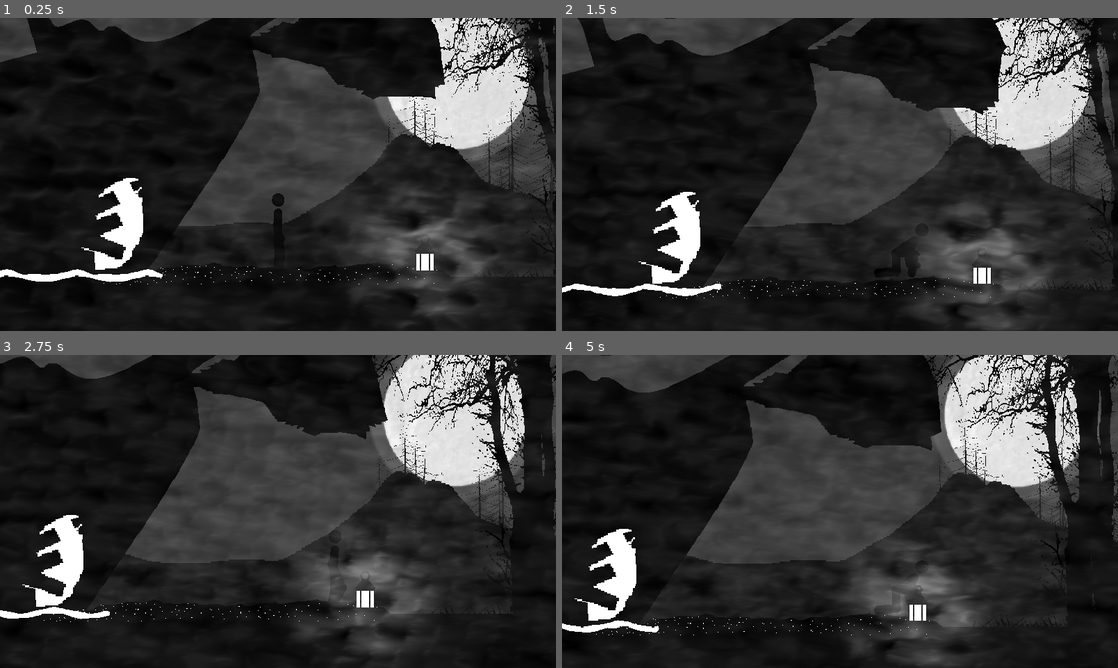
Above: before the commit, frames 1-4 (two rows, left to right).
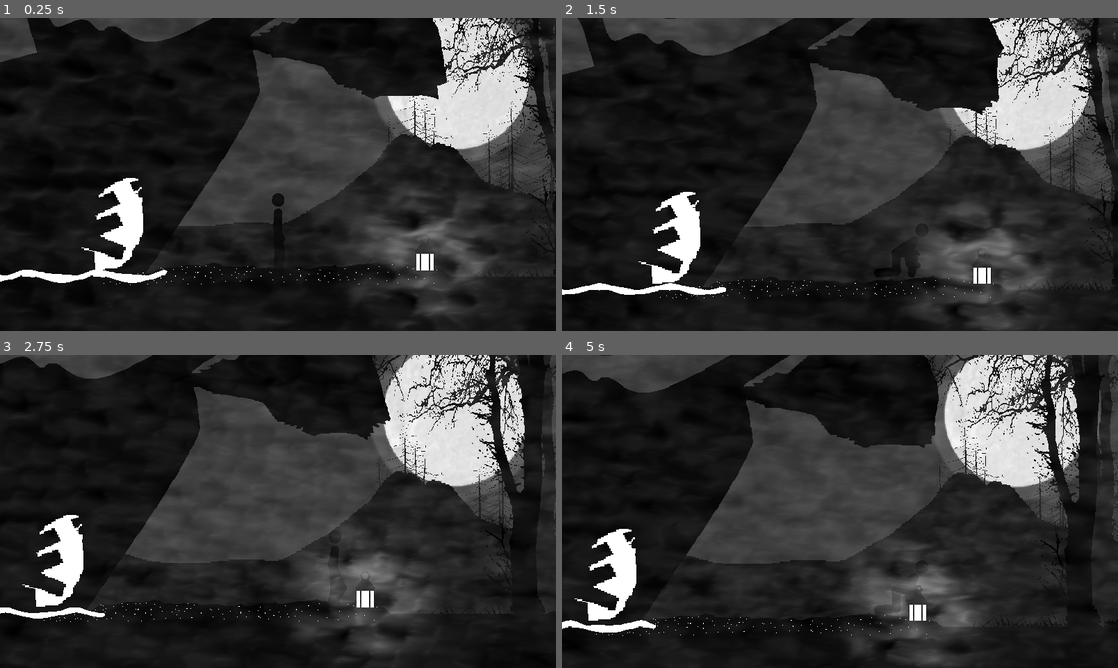
Above: after the commit, the same moments.

Repository: Morokiane/Project-Shadow
Game: Godot game, scene res://World.tscn
Two runs of this game, one before a commit and one after it. Both use one fixed random seed, a clock stepped at 60 frames per second and the inputs below.
Inputs (mouse positions are in pixels of both pictures, inside the frame that each line leads up to):
- Up to frame 1 (0.25 s): no input
- Up to frame 2 (1.5 s): move the mouse to (962, 158) at 0.52 s; hold D (Left Analog - Right) 0.53-1.28 s; tap Tab (lantern) at 0.6 s; click (962, 158) at 0.67 s; tap Space (Jump) at 0.77 s; move the mouse to (728, 190) at 1.27 s; hold S (Left Analog - Down) from 1.28 s (still down); tap E (interact) at 1.35 s
- Up to frame 3 (2.75 s): tap Space (Jump) at 1.52 s; tap Tab (lantern) at 1.55, 2.1 s; move the mouse to (333, 442) at 2.02 s; release S (Left Analog - Down) at 2.03 s; hold D (Left Analog - Right) from 2.03 s (still down)
- Up to frame 4 (5 s): move the mouse to (812, 574) at 2.77 s; release D (Left Analog - Right) at 2.78 s; hold W 2.78-3.53 s; tap Tab (lantern) at 2.85, 3.8, 4.35 s; click (812, 574) at 2.92 s; tap Space (Jump) at 3.02, 3.77, 4.52 s; move the mouse to (1006, 558) at 3.52 s; hold S (Left Analog - Down) from 3.53 s (still down); tap E (interact) at 3.6 s; move the mouse to (673, 464) at 4.27 s

The runs differ from the first frame. In frame 1, 0.8% of the frame differs, in the area x 0-100%, y 0-85%; in frame 2, 0.9%; in frame 3, 0.9%; in frame 4, 1.0%, in the area x 0-100%, y 0-89%.

Commit message:
owl and lantern scale max

Diff:
--- a/World.tscn
+++ b/World.tscn
@@ -61,6 +61,7 @@
 [ext_resource path="res://scenes/lamp_post.tscn" type="PackedScene" id=59]
 [ext_resource path="res://sprite/bg/Town/shortfence.png" type="Texture" id=60]
 [ext_resource path="res://sprite/bg/Town/graveyard.png" type="Texture" id=61]
+[ext_resource path="res://sprite/creatures/owlonbranch.png" type="Texture" id=62]
 
 [sub_resource type="AtlasTexture" id=1]
 atlas = ExtResource( 23 )
@@ -211,7 +212,7 @@
 [node name="Wave" parent="." instance=ExtResource( 19 )]
 position = Vector2( -304, 383 )
 z_index = 2
-frame = 5
+frame = 8
 speed_scale = 2.0
 playing = true
 
@@ -226,7 +227,7 @@
 [node name="AnimatedSprite" type="AnimatedSprite" parent="ship"]
 position = Vector2( 252, 169 )
 frames = SubResource( 20 )
-frame = 4
+frame = 5
 playing = true
 __meta__ = {
 "_edit_lock_": true
@@ -300,7 +301,7 @@
 modulate = Color( 1, 1, 1, 0.752941 )
 position = Vector2( -42, 63.5 )
 scale = Vector2( 1.22727, 0.703125 )
-frame = 3
+frame = 6
 speed_scale = 2.0
 playing = true
 
@@ -387,11 +388,10 @@
 [node name="Scarecrow" parent="Background/ParallaxBackground/09" instance=ExtResource( 21 )]
 position = Vector2( 4008, 342 )
 z_index = 1
-frame = 3
 
 [node name="scarecrow_side" parent="Background/ParallaxBackground/09" instance=ExtResource( 39 )]
 position = Vector2( 3298, -801 )
-frame = 3
+frame = 6
 playing = true
 
 [node name="Crow" parent="Background/ParallaxBackground/09" instance=ExtResource( 32 )]
@@ -403,9 +403,14 @@
 scale = Vector2( 0.922262, 1 )
 texture = ExtResource( 35 )
 
+[node name="owlonbranch" type="Sprite" parent="Background/ParallaxBackground/09"]
+position = Vector2( 1340.13, 202.947 )
+scale = Vector2( 0.8, 0.8 )
+texture = ExtResource( 62 )
+
 [node name="waterfall" parent="Background/ParallaxBackground/09" instance=ExtResource( 14 )]
 position = Vector2( 6585, 382 )
-frame = 44
+frame = 51
 
 [node name="graveyard" type="Sprite" parent="Background/ParallaxBackground/09"]
 position = Vector2( 7916, -763 )
@@ -453,6 +458,7 @@
 [node name="trees1" type="Sprite" parent="Background/ParallaxBackground/05"]
 position = Vector2( 785, 139 )
 scale = Vector2( 0.657954, 1 )
+z_index = -1
 texture = ExtResource( 34 )
 
 [node name="silo" type="Sprite" parent="Background/ParallaxBackground/05"]
--- a/scripts/character.gd
+++ b/scripts/character.gd
@@ -205,7 +205,8 @@
 
 	oilAmount = randf()*1
 	print (oilAmount)
-	lanternScale = lanternScale + Vector2(oilAmount, oilAmount)
-	lanternLight.set_scale (lanternScale)
-	energy = lanternLight.energy + oilAmount
-	lanternLight.set_energy (energy)
+	if lanternScale < Vector2 (3, 3):
+		lanternScale = lanternScale + Vector2(oilAmount, oilAmount)
+		lanternLight.set_scale (lanternScale)
+		energy = lanternLight.energy + oilAmount
+		lanternLight.set_energy (energy)
Not shown: 2 places in World.tscn that only renumber resources
Binary file added: sprite/creatures/owl.png
Not shown, added: sprite/creatures/owl.png.import
Binary file added: sprite/creatures/owlonbranch.png
Not shown, added: sprite/creatures/owlonbranch.png.import
